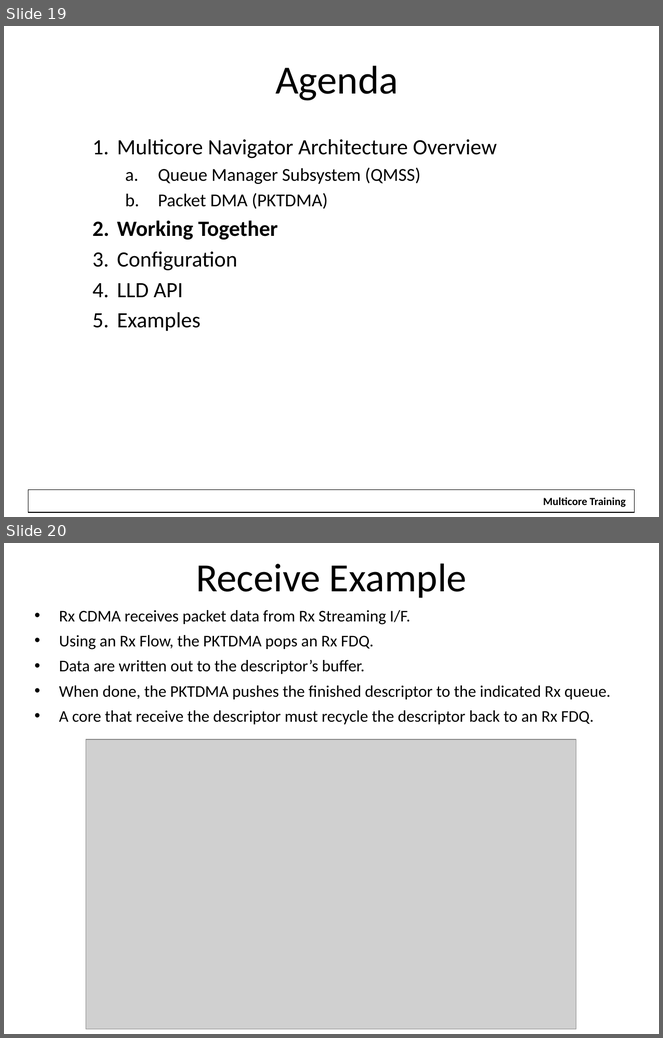
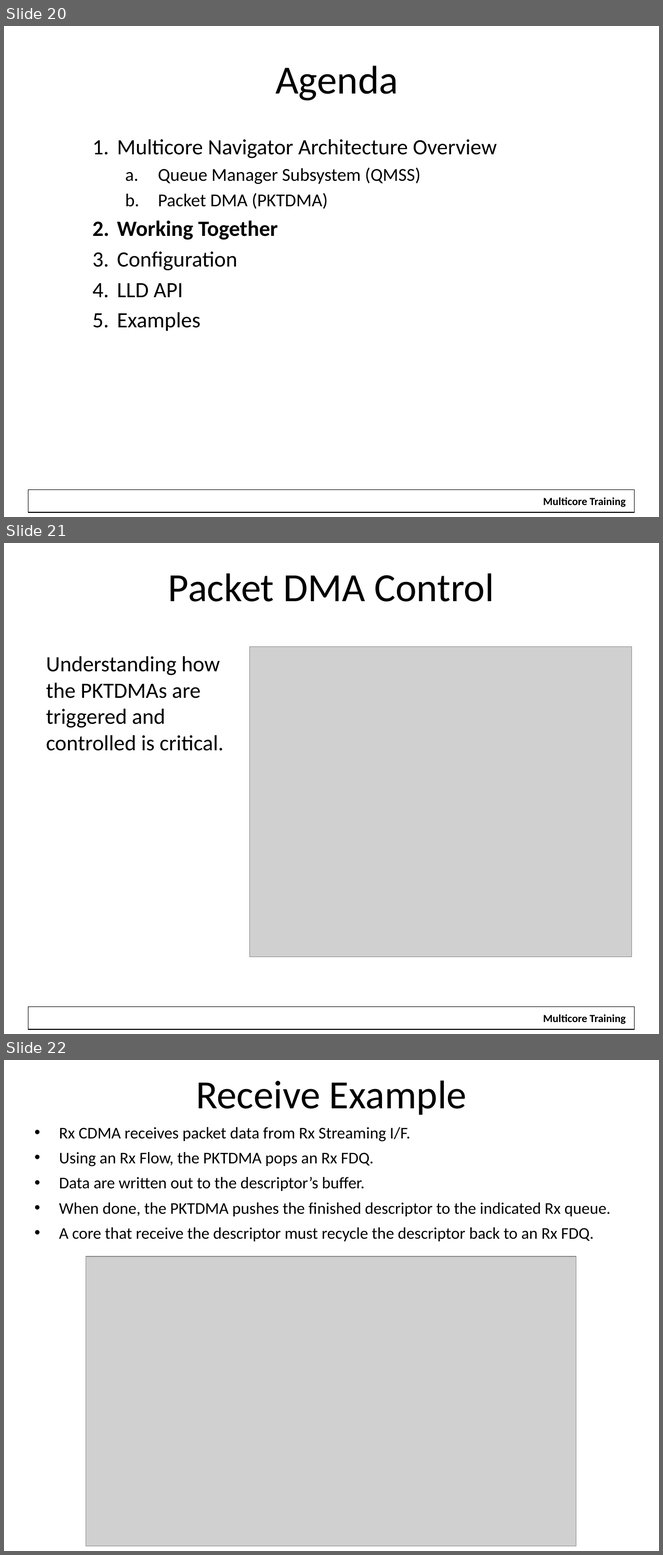
Before and after one commit to hari1989/keystone-workshop, a slide deck: slides/Intro to Multicore Navigator.pptx. Shown one above the other, each under a label of ours: slides 19 and 20 before the commit, slides 20, 21 and 22 after it. The pictures are 663x1038 and 663x1555 pixels, drawn with LibreOffice and Linux fonts; fonts in the diff are those of the drawing; grey boxes stand for pictures; background and template pictures are left out. Boxes give left, top, right and bottom in pixels: in the first picture for what was removed or moved away, otherwise in the second. Text is boxed around its words. In the diff, an @@ line names an element or a change of style, - is before the commit and + after.

```diff
--- a/slides/Intro to Multicore Navigator.pptx
+++ b/slides/Intro to Multicore Navigator.pptx
@@ slide 21 added at (x1=4, y1=543, x2=659, y2=1034), background #FFFFFF; not listed: 2 template elements that a slide beside it also shows @@
@@ title added at (x1=168, y1=573, x2=494, y2=602), 44 pt, text #000000 @@
+Packet DMA Control
@@ picture added at (x1=249, y1=646, x2=632, y2=957) @@
@@ text added at (x1=46, y1=656, x2=223, y2=751), 24 pt, text #000000 @@
+Understanding how the PKTDMAs are triggered and controlled is critical.
@@ what was slide 19 is now slide 20 @@
@@ what was slide 20 is now slide 22 @@
```
Also in this commit, not shown: 1 other slide added.
